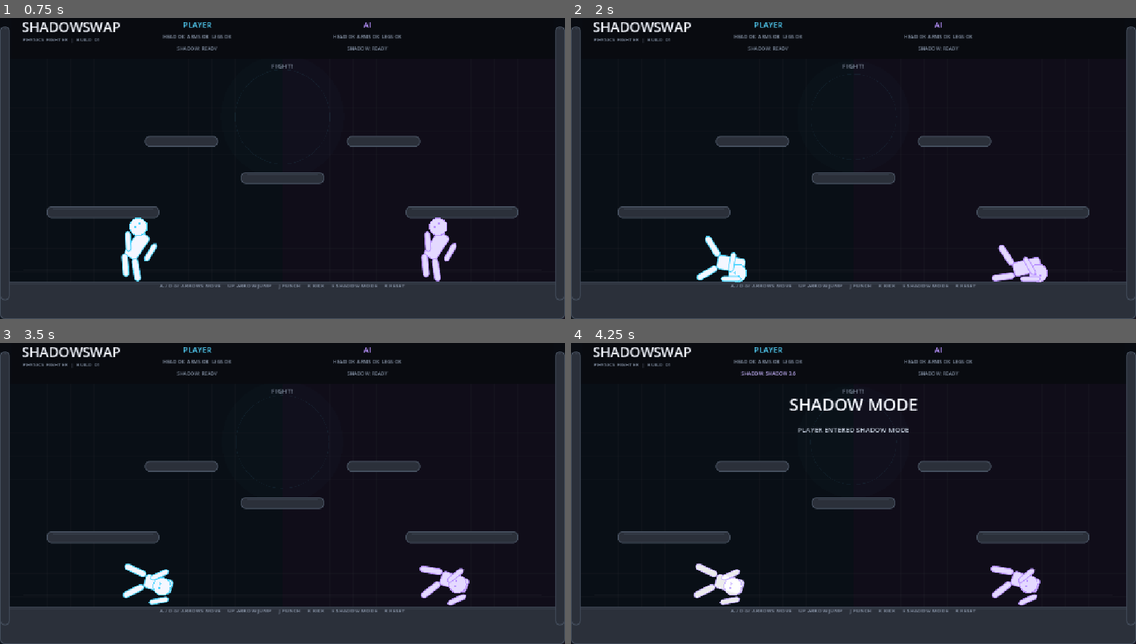
Above: before the commit, frames 1-4 (two rows, left to right).
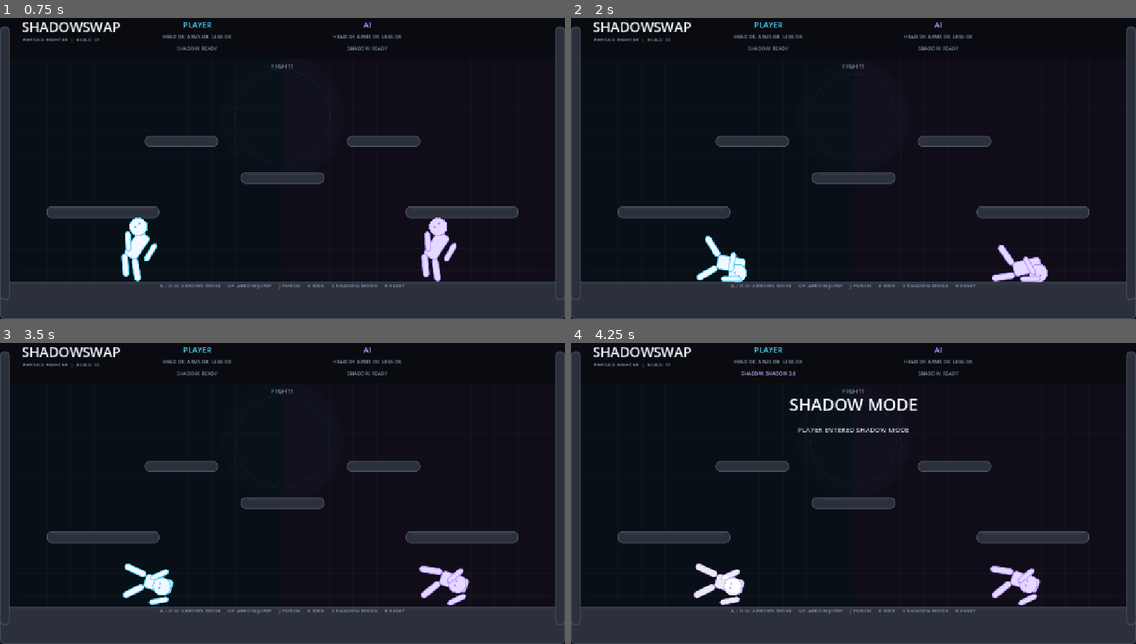
Above: after the commit, the same moments.

Repository: divanburke/ShadowSwap
Game: Godot game, scene res://main.tscn
Two runs of this game, one before a commit and one after it. Both use one fixed random seed, a clock stepped at 60 frames per second and the inputs below.
Inputs:
- Up to frame 1 (0.75 s): tap Enter at 0.5 s; hold D from 0.53 s (still down); tap R at 0.6 s
- Up to frame 2 (2 s): keep holding D; tap Up at 0.77, 1.52 s; tap R at 1.35 s
- Up to frame 3 (3.5 s): release D at 2.03 s; hold A 2.03-2.78 s; hold J 2.03-2.78 s; tap R at 2.3, 3.05 s; hold D from 2.78 s (still down); tap K at 2.85 s; tap Up at 3.02 s
- Up to frame 4 (4.25 s): keep holding D; hold E from 3.53 s (still down); tap Up at 3.77 s; tap R at 3.8 s

Frame 1 is identical in both runs. In frame 2, less than 0.1% of the frame differs, in the area x 75-84%, y 75-88%; in frame 3, less than 0.1%; in frame 4, less than 0.1%, in the area x 74-84%, y 73-87%.

Commit message:
Reset old fighters immediately between rounds

Diff:
--- a/scripts/main.gd
+++ b/scripts/main.gd
@@ -36,10 +36,10 @@
 
 func start_round():
 	if player != null and is_instance_valid(player):
-		player.queue_free()
+		player.free()
 
 	if ai != null and is_instance_valid(ai):
-		ai.queue_free()
+		ai.free()
 
 	player = FighterScript.new()
 	player.name = "PlayerFighter"
